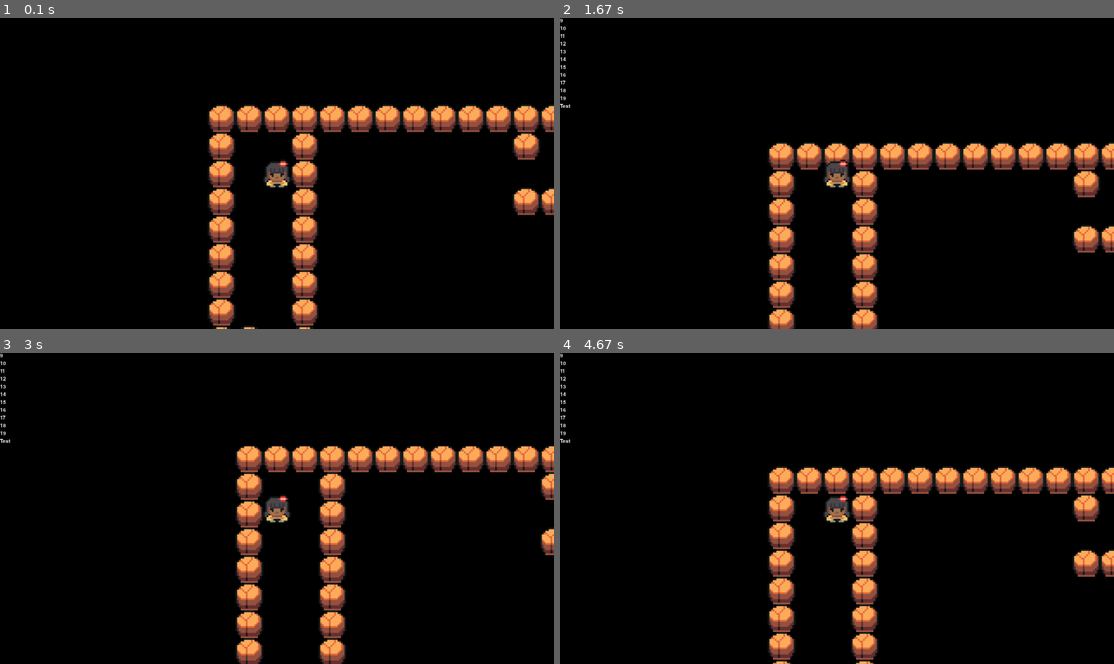
Above: before the commit, frames 1-4 (two rows, left to right).
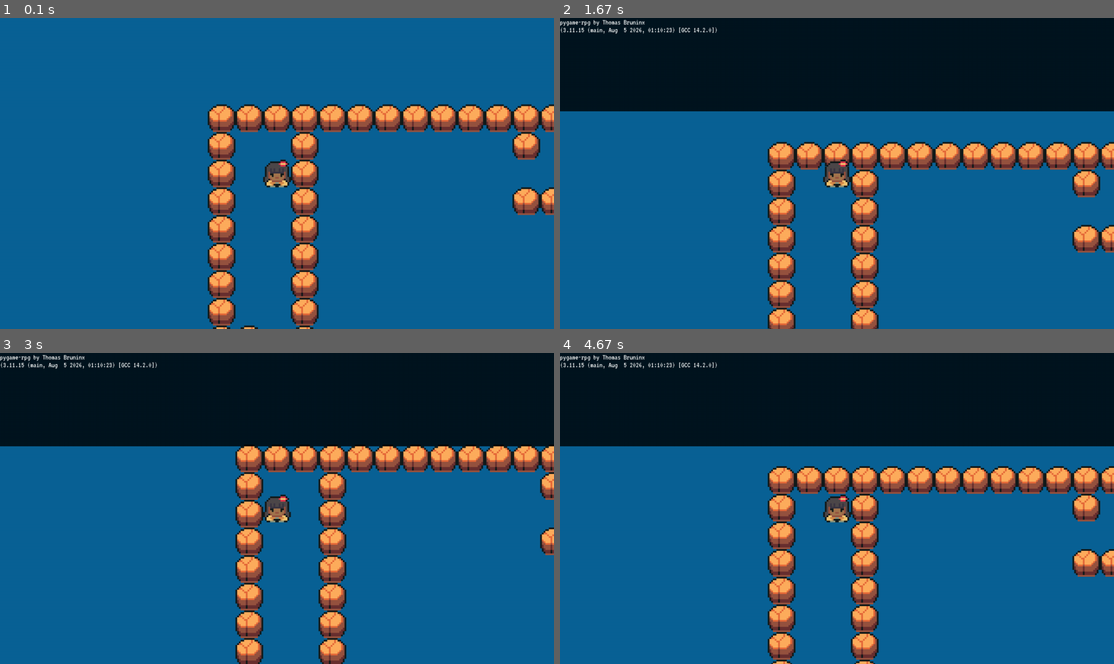
Above: after the commit, the same moments.

Repository: thomasbruninx/pygame-rpg
Game: pygame game, started from main.py
Same seed, same stepped clock (60 frames per second), same inputs: the game is played once before the commit and once after it.
Inputs:
- Up to frame 1 (0.1 s): no input
- Up to frame 2 (1.67 s): tap C at 0.33 s; hold Right 0.67-1.13 s; hold Up 1.17-1.63 s
- Up to frame 3 (3 s): hold Left 2.17-2.7 s; hold Down from 2.73 s (still down)
- Up to frame 4 (4.67 s): release Down at 3.03 s; hold Up 3.5-3.87 s; hold Right 3.9-4.53 s; hold Down from 4.57 s (still down)

The runs differ from the first frame. In frame 1, 89% of the frame differs, in the area x 0-100%, y 0-100%; in frame 2, 90%; in frame 3, 90%; in frame 4, 89%.

Commit message:
Multiple fixes
Added VT323 font to console, fixed key press event handling for console visibility, changed window name (still working title), changed window clear color to blue

Diff:
--- a/console.py
+++ b/console.py
@@ -1,9 +1,9 @@
 import pygame
 from util import Singleton
 
-
 CONSOLE_MAXLINES = 12
 CONSOLE_FONTSIZE = 18
+CONSOLE_FONTFILE = "assets/fonts/VT323-Regular.ttf"
 
 
 class Console(metaclass=Singleton):
@@ -14,7 +14,7 @@
         self.visible = False
         self.buffer = []
         self.bgcolor = pygame.color.Color(0, 0, 0, 200)
-        self.font = pygame.font.Font(None, CONSOLE_FONTSIZE)
+        self.font = pygame.font.Font(CONSOLE_FONTFILE, CONSOLE_FONTSIZE)
         self.size = (pygame.display.get_surface().get_size()[0], CONSOLE_MAXLINES * CONSOLE_FONTSIZE)
         self.surface = pygame.surface.Surface(self.size)
         self.surface = self.surface.convert_alpha()
--- a/main.py
+++ b/main.py
@@ -10,16 +10,13 @@
 
         pygame.init()
         self.screen = pygame.display.set_mode((SCR_WIDTH, SCR_HEIGHT))
-        pygame.display.set_caption('RPG in need of a title')
+        pygame.display.set_caption("Maxime's Big Adventure")
         self.clock = pygame.time.Clock()
 
+        Console().write("pygame-rpg by Thomas Bruninx")
+        Console().write("(%s)" % sys.version)
+
         self.level = Level()
-
-        # Console test
-        Console().write(str("Hello world"))
-        for i in range(20):
-            Console().write(str(i))
-        Console().write(str("Test"))
 
     def run(self):
         while True:
@@ -28,8 +25,11 @@
                 if event.type == pygame.QUIT:
                     pygame.quit()
                     sys.exit()
+                if event.type == pygame.KEYDOWN:
+                    if event.key == pygame.K_c:
+                        Console().toggle_visibility()
 
-            self.screen.fill('black')
+            self.screen.fill(pygame.color.Color(10, 98,150))
             self.level.run()
             Console().draw()
             pygame.display.update()
--- a/player.py
+++ b/player.py
@@ -32,8 +32,6 @@
         else:
             self.direction.x = 0
 
-        if keys[pygame.K_c]:
-            Console().toggle_visibility()
 
     def move(self, speed):
         if self.direction.magnitude() != 0:
--- a/util.py
+++ b/util.py
@@ -10,9 +10,6 @@
         return arr_data
 
 
-
-
-
 class Singleton(type):
     _instances = {}
 
Binary file added: assets/fonts/VT323-Regular.ttf
